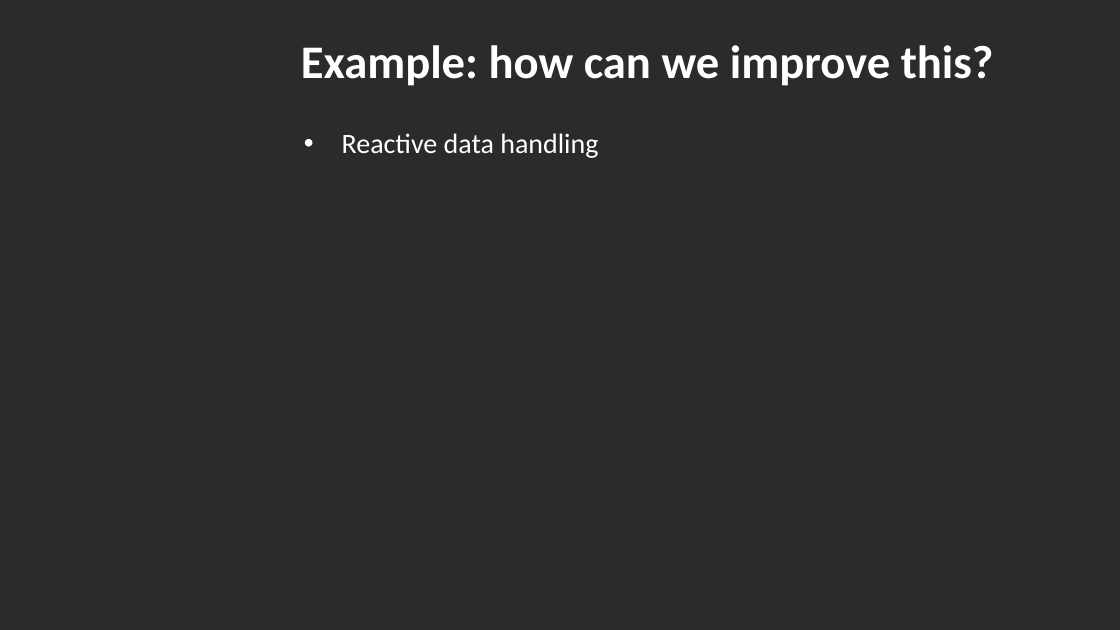
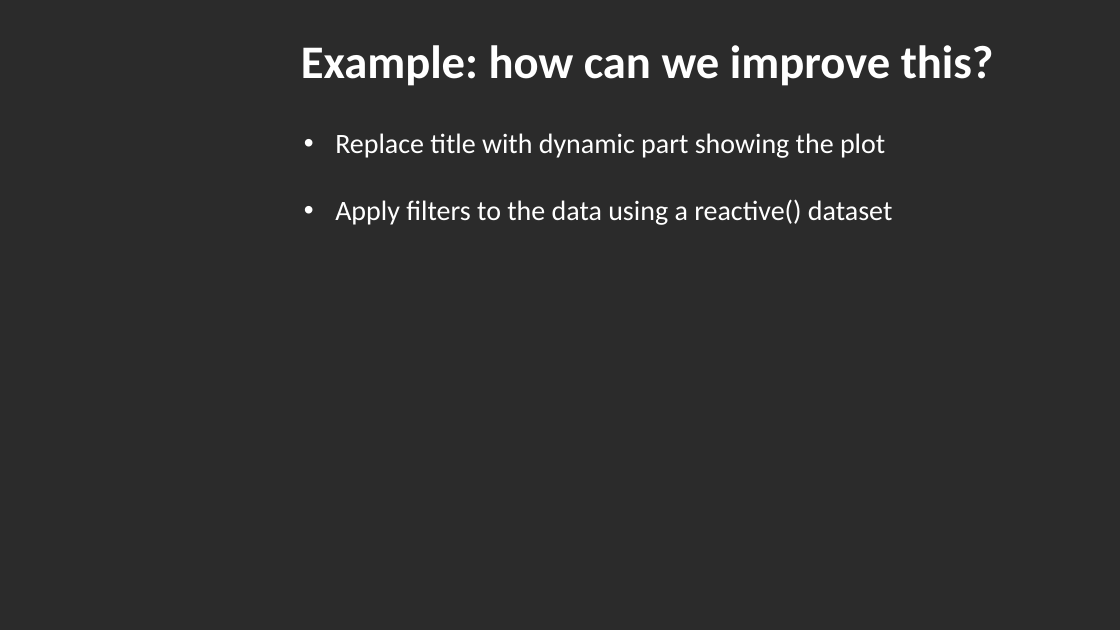
Before and after one commit to DataIMLabs/MIE2024, a slide deck: slide 35 of presentation/session1/MIE2024-DataIM-Masterclass-Session1.pptx (slide 30 before the commit). Drawn at 1120x630 pixels with LibreOffice and Linux fonts; fonts in the diff are those of the drawing; background and template pictures are left out; a plain dark background stands for a picture behind light text. Boxes give left, top, right and bottom in pixels: in the first picture for what was removed or moved away, otherwise in the second. Text is boxed around its words. In the diff, an @@ line names an element or a change of style, - is before the commit and + after.

```diff
--- a/presentation/session1/MIE2024-DataIM-Masterclass-Session1.pptx
+++ b/presentation/session1/MIE2024-DataIM-Masterclass-Session1.pptx
@@ text at <box>335,133,892,225</box>: text changed @@
-• Reactive data handling
+• Replace title with dynamic part showing the plot
+• Apply filters to the data using a reactive() dataset
```
Also in this commit, not shown: 2 other slides changed, 9 slides added, 6 slides removed, 6 other files.
